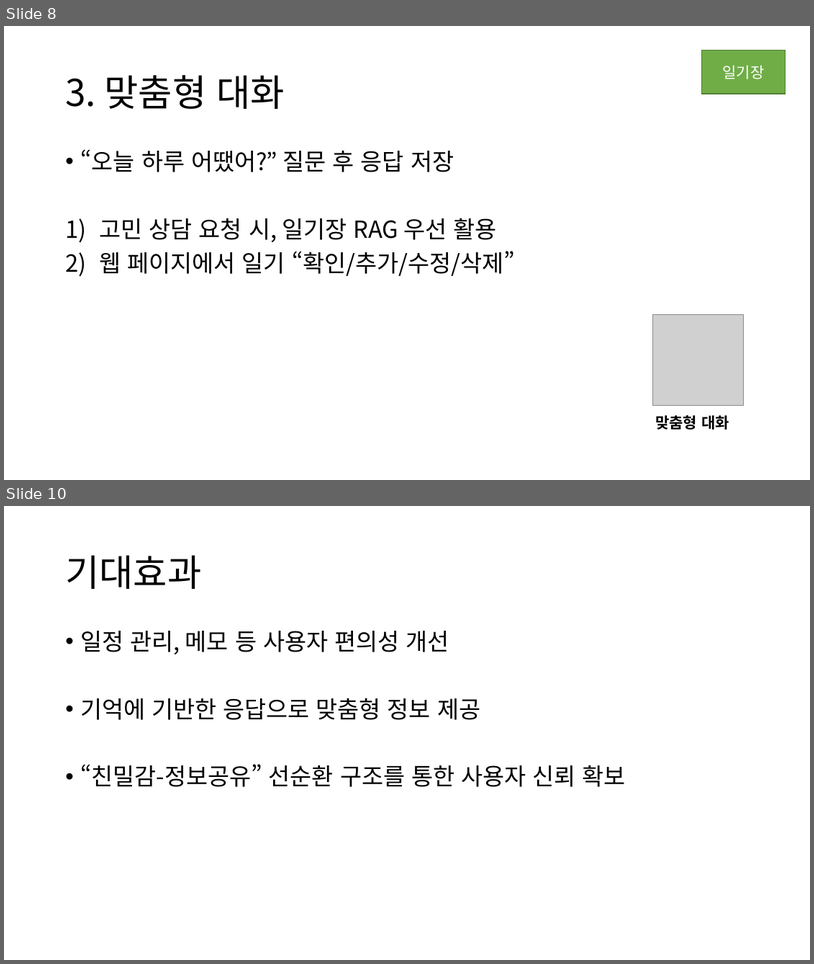
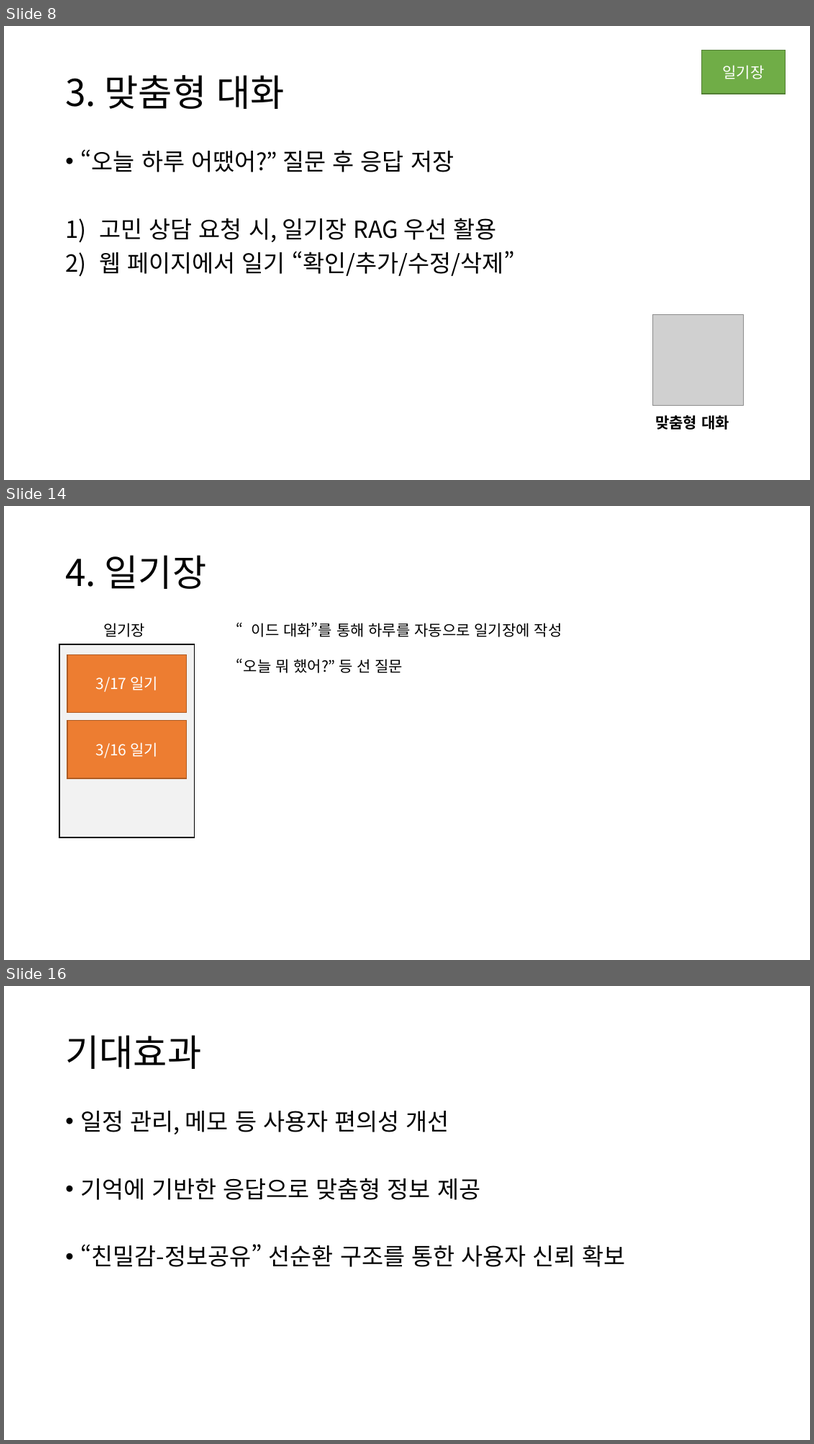
Before and after one commit to HeyHO2154/Id, a slide deck: 시스템 설계도.pptx. Shown one above the other, each under a label of ours: slides 8 and 10 before the commit, slides 8, 14 and 16 after it; the slides between them are not shown. The pictures are 814x964 and 814x1444 pixels, drawn with LibreOffice and Linux fonts; fonts in the diff are those of the drawing; grey boxes stand for pictures. Boxes give left, top, right and bottom in pixels: in the first picture for what was removed or moved away, otherwise in the second. Text is boxed around its words. In the diff, an @@ line names an element or a change of style, - is before the commit and + after.

```diff
--- a/시스템 설계도.pptx
+++ b/시스템 설계도.pptx
@@ slide 14 added at (x1=4, y1=506, x2=810, y2=960), background #FFFFFF @@
@@ title added at (x1=65, y1=555, x2=207, y2=589), 44 pt, text #000000 @@
+4. 일기장
@@ text added at (x1=103, y1=623, x2=145, y2=637), 18 pt, text #000000 @@
+일기장
@@ text added at (x1=237, y1=622, x2=563, y2=673), 18 pt, text #000000 @@
+“이드 대화”를 통해 하루를 자동으로 일기장에 작성
+“오늘 뭐 했어?” 등 선 질문
@@ rectangle added at (x1=59, y1=644, x2=195, y2=837), fill #F2F2F2, outline #000000 1.5 pt @@
@@ rectangle added at (x1=67, y1=655, x2=187, y2=713), fill #ED7D31, outline #AF5C24 1 pt, 18 pt, text #FFFFFF @@
+3/17 일기
@@ rectangle added at (x1=67, y1=720, x2=187, y2=778), fill #ED7D31, outline #AF5C24 1 pt, 18 pt, text #FFFFFF @@
+3/16 일기
@@ what was slide 10 is now slide 16 @@
```
Also in this commit, not shown: 3 slides changed, 5 other slides added.
